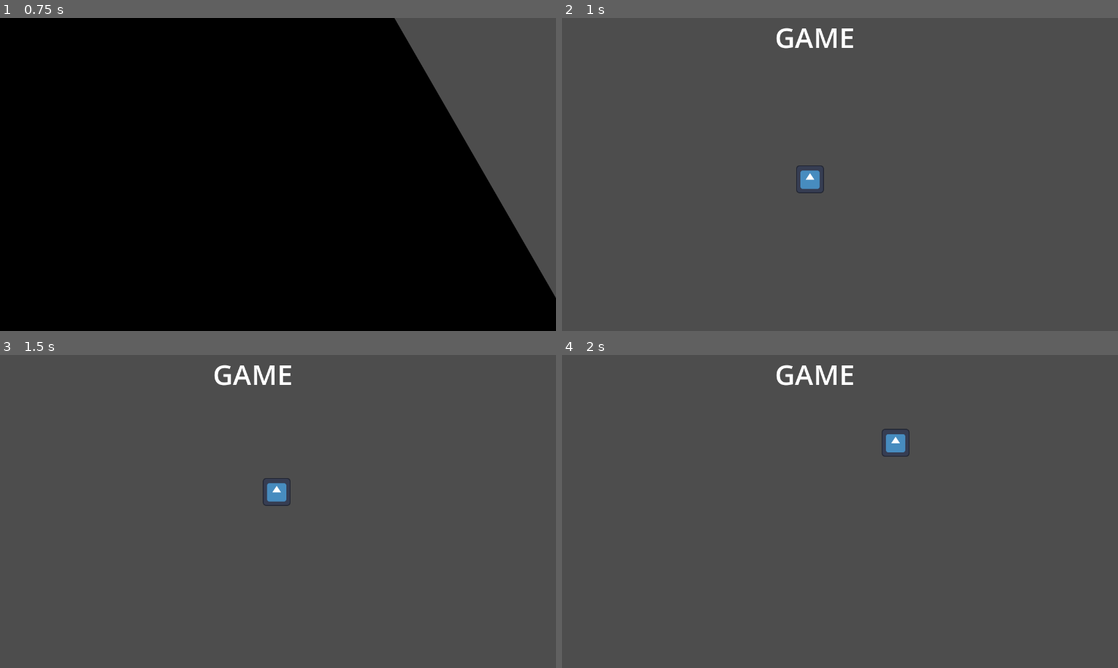
Above: before the commit, frames 1-4 (two rows, left to right).
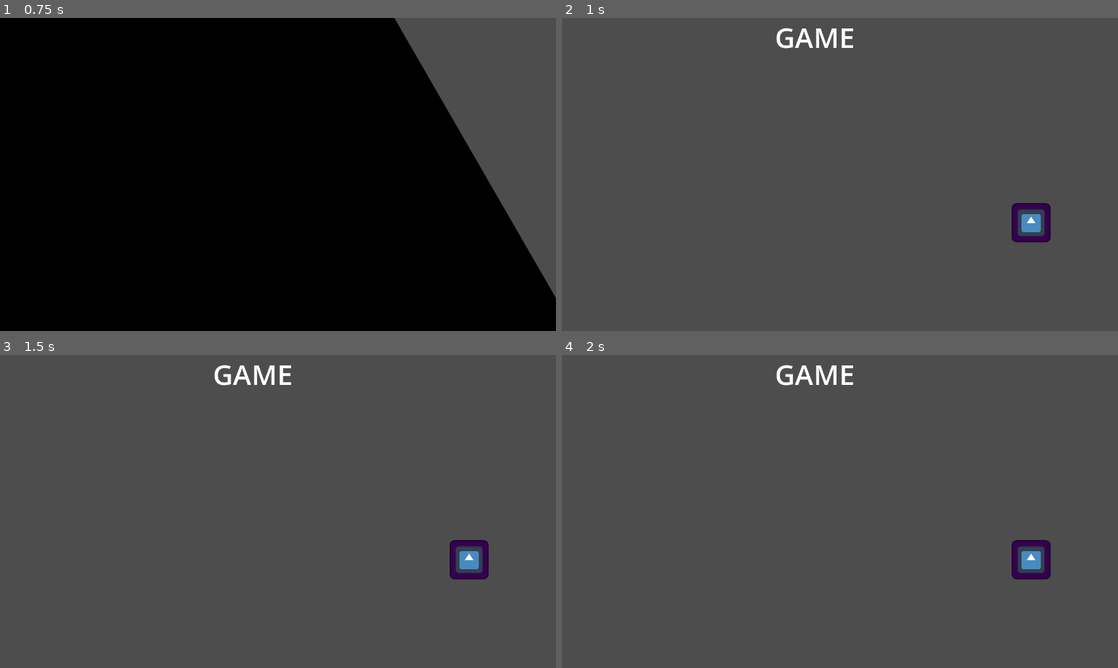
Above: after the commit, the same moments.

Repository: luankaike-code/felpo-jam-2026
Game: Godot game, scene res://scenes/screens/root_game.tscn
Same seed, same stepped clock (60 frames per second), same inputs: the game is played once before the commit and once after it. The engine's default icon, where the game draws it, is replaced by a stand-in: a white triangle on a blue panel in a dark square.
Inputs (mouse positions are in pixels of both pictures, inside the frame that each line leads up to):
- Up to frame 1 (0.75 s): click "Iniciar" at 0.5 s
- Up to frame 2 (1 s): no input
- Up to frame 3 (1.5 s): tap Enter at 1.25 s; drag from (250, 517) to (333, 442) at 1.27 s
- Up to frame 4 (2 s): no input

Frame 1 is identical in both runs. In frame 2, 1.0% of the frame differs, in the area x 42-88%, y 47-72%; in frame 3, 1.0%; in frame 4, 1.0%, in the area x 57-88%, y 23-72%.

Commit message:
Create state machine system and the stamp

Diff:
--- a/felpojam-2026-game-code/scenes/entitys/item_draggable_test.tscn
+++ /dev/null
@@ -1,18 +0,0 @@
-[gd_scene format=3 uid="uid://1k0kuud16688"]
-
-[ext_resource type="Script" uid="uid://cofhru7hxcyx6" path="res://scripts/entitys/draggable.gd" id="1_cwh08"]
-[ext_resource type="Texture2D" uid="uid://n85kss5ltq1u" path="res://icon.svg" id="2_lk7om"]
-
-[sub_resource type="CircleShape2D" id="CircleShape2D_6lubp"]
-radius = 66.0
-
-[node name="ItemDraggableTest" type="Area2D" unique_id=774893826]
-script = ExtResource("1_cwh08")
-metadata/_custom_type_script = "uid://cofhru7hxcyx6"
-
-[node name="Icon" type="Sprite2D" parent="." unique_id=723427171]
-scale = Vector2(0.5, 0.5)
-texture = ExtResource("2_lk7om")
-
-[node name="CollisionShape2D" type="CollisionShape2D" parent="." unique_id=1311858195]
-shape = SubResource("CircleShape2D_6lubp")
--- /dev/null
+++ b/felpojam-2026-game-code/scenes/entitys/stamp.tscn
@@ -0,0 +1,38 @@
+[gd_scene format=3 uid="uid://ftl38bpii8ag"]
+
+[ext_resource type="Script" uid="uid://wecskt8a2l36" path="res://scripts/entitys/stamp.gd" id="1_f45sb"]
+[ext_resource type="Texture2D" uid="uid://n85kss5ltq1u" path="res://icon.svg" id="2_f45sb"]
+[ext_resource type="Script" uid="uid://c8bo8naw8qjrt" path="res://scripts/state_machine/state_machine.gd" id="3_6f7w4"]
+[ext_resource type="Script" uid="uid://b03mc2du2h6cu" path="res://scripts/state_machine/state.gd" id="4_0v15b"]
+[ext_resource type="Script" uid="uid://rfn8t4olhbwe" path="res://scripts/states/stamp/dropping.gd" id="5_0v15b"]
+
+[sub_resource type="CircleShape2D" id="CircleShape2D_t5bq3"]
+radius = 56.0357
+
+[node name="Stamp" type="Area2D" unique_id=769955536]
+script = ExtResource("1_f45sb")
+metadata/_custom_type_script = "uid://cofhru7hxcyx6"
+
+[node name="Sprite" type="Sprite2D" parent="." unique_id=251825953]
+scale = Vector2(0.5, 0.5)
+texture = ExtResource("2_f45sb")
+
+[node name="CollisionShape2D" type="CollisionShape2D" parent="." unique_id=1632221205]
+shape = SubResource("CircleShape2D_t5bq3")
+
+[node name="StateMachine" type="Node" parent="." unique_id=893631172 node_paths=PackedStringArray("current_state")]
+script = ExtResource("3_6f7w4")
+current_state = NodePath("Idle")
+metadata/_custom_type_script = "uid://c8bo8naw8qjrt"
+
+[node name="Idle" type="Node" parent="StateMachine" unique_id=1696680882]
+script = ExtResource("4_0v15b")
+metadata/_custom_type_script = "uid://b03mc2du2h6cu"
+
+[node name="Dragging" type="Node" parent="StateMachine" unique_id=980761097]
+script = ExtResource("4_0v15b")
+metadata/_custom_type_script = "uid://b03mc2du2h6cu"
+
+[node name="Dropping" type="Node" parent="StateMachine" unique_id=1112166230]
+script = ExtResource("5_0v15b")
+metadata/_custom_type_script = "uid://b03mc2du2h6cu"
--- /dev/null
+++ b/felpojam-2026-game-code/scenes/entitys/stamp_set.tscn
@@ -0,0 +1,11 @@
+[gd_scene format=3 uid="uid://fyym3qkeufgw"]
+
+[ext_resource type="PackedScene" uid="uid://ftl38bpii8ag" path="res://scenes/entitys/stamp.tscn" id="1_3w75d"]
+[ext_resource type="PackedScene" uid="uid://c4f10pbt1cpd7" path="res://scenes/entitys/stamp_stand.tscn" id="2_wkfv4"]
+
+[node name="StampSet" type="Node2D" unique_id=296592520]
+
+[node name="StampStand" parent="." unique_id=1343315064 instance=ExtResource("2_wkfv4")]
+
+[node name="Stamp" parent="." unique_id=769955536 node_paths=PackedStringArray("stand") instance=ExtResource("1_3w75d")]
+stand = NodePath("../StampStand")
--- /dev/null
+++ b/felpojam-2026-game-code/scenes/entitys/stamp_stand.tscn
@@ -0,0 +1,12 @@
+[gd_scene format=3 uid="uid://c4f10pbt1cpd7"]
+
+[ext_resource type="Script" uid="uid://k15peup8tfo6" path="res://scripts/entitys/stamp_stand.gd" id="1_bcuhn"]
+[ext_resource type="Texture2D" uid="uid://n85kss5ltq1u" path="res://icon.svg" id="2_bgdd2"]
+
+[node name="StampStand" type="Node2D" unique_id=1343315064]
+script = ExtResource("1_bcuhn")
+
+[node name="Icon" type="Sprite2D" parent="." unique_id=1878416951]
+modulate = Color(1, 0, 1, 1)
+scale = Vector2(0.7, 0.7)
+texture = ExtResource("2_bgdd2")
--- a/felpojam-2026-game-code/scenes/screens/game.tscn
+++ b/felpojam-2026-game-code/scenes/screens/game.tscn
@@ -1,7 +1,7 @@
 [gd_scene format=3 uid="uid://7i0kp4136dqi"]
 
 [ext_resource type="Script" uid="uid://ljam17ytk8dx" path="res://scripts/screens/game.gd" id="1_iwlfa"]
-[ext_resource type="PackedScene" uid="uid://1k0kuud16688" path="res://scenes/entitys/item_draggable_test.tscn" id="2_clfej"]
+[ext_resource type="PackedScene" uid="uid://fyym3qkeufgw" path="res://scenes/entitys/stamp_set.tscn" id="2_clfej"]
 
 [node name="Game" type="Node2D" unique_id=1475156608]
 script = ExtResource("1_iwlfa")
@@ -24,5 +24,5 @@
 text = "GAME"
 horizontal_alignment = 1
 
-[node name="ItemDraggableTest" parent="." unique_id=774893826 instance=ExtResource("2_clfej")]
-position = Vector2(571, 371)
+[node name="StampSet" parent="." unique_id=296592520 instance=ExtResource("2_clfej")]
+position = Vector2(1080, 471)
--- /dev/null
+++ b/felpojam-2026-game-code/scripts/entitys/stamp.gd
@@ -0,0 +1,12 @@
+class_name Stamp extends Draggable
+
+@onready var sprite := $Sprite as Sprite2D
+@onready var state_machine := $StateMachine as StateMachine
+
+@export var stand: StampStand
+
+func _start_drag():
+	state_machine.change_state("Dragging")
+
+func _finish_drag():
+	state_machine.change_state("Dropping")
--- /dev/null
+++ b/felpojam-2026-game-code/scripts/entitys/stamp_stand.gd
@@ -0,0 +1 @@
+class_name StampStand extends Node2D
--- /dev/null
+++ b/felpojam-2026-game-code/scripts/state_machine/state.gd
@@ -0,0 +1,23 @@
+class_name State extends Node
+
+@warning_ignore("unused_signal")
+signal change_state(state_name: String)
+
+@warning_ignore("unused_parameter")
+func enter(host_) -> void:
+	pass
+
+func exit() -> void:
+	pass
+
+@warning_ignore("unused_parameter")
+func handle_input(event: InputEvent) -> void:
+	pass
+
+@warning_ignore("unused_parameter")
+func handle_process(delta: float) -> void:
+	pass
+
+@warning_ignore("unused_parameter")
+func handle_physics_process(delta: float) -> void:
+	pass
--- /dev/null
+++ b/felpojam-2026-game-code/scripts/state_machine/state_machine.gd
@@ -0,0 +1,33 @@
+class_name StateMachine extends Node
+
+@export var current_state: State
+
+func _ready() -> void:
+	for child in get_children():
+		if child is State:
+			child.change_state.connect(change_state)
+
+func find_state(state_name: String) -> State:
+	var state = find_child(state_name)
+	if !state is State:
+		printerr("%s is not a State" % state_name)
+	return state
+
+func change_state(state_name: String) -> void:
+	var new_state = find_state(state_name)
+
+	current_state.exit()
+	current_state = new_state
+	current_state.enter(get_parent())
+
+func _unhandled_input(event: InputEvent) -> void:
+	if current_state:
+		current_state.handle_input(event)
+
+func _process(delta: float) -> void:
+	if current_state:
+		current_state.handle_process(delta)
+
+func _physics_process(delta: float) -> void:
+	if current_state:
+		current_state.handle_physics_process(delta)
--- /dev/null
+++ b/felpojam-2026-game-code/scripts/states/stamp/dropping.gd
@@ -0,0 +1,10 @@
+extends State
+
+var host: Stamp
+
+func to_stand():
+	host.global_position = host.stand.global_position
+
+func enter(host_: Stamp) -> void:
+	host = host_
+	to_stand()
Not shown, added: felpojam-2026-game-code/scripts/entitys/stamp.gd.uid
Not shown, added: felpojam-2026-game-code/scripts/entitys/stamp_stand.gd.uid
Not shown, added: felpojam-2026-game-code/scripts/state_machine/state.gd.uid
Not shown, added: felpojam-2026-game-code/scripts/state_machine/state_machine.gd.uid
Not shown, added: felpojam-2026-game-code/scripts/states/stamp/dropping.gd.uid
